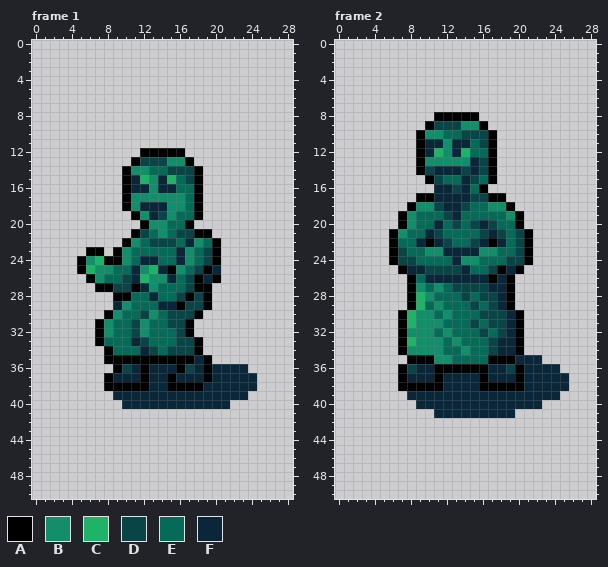
One commit to this pixel-art file: Succubus/Sprites/EarthOpponents.aseprite. That is the earlier state.
29x51 pixels, 20 frames. Shown: frame 1, frame 2. The commit also changed other frames, which this record leaves out.
Palette (. is transparent): A #000000  B #138e6a  C #1fb367  D #094446  E #056a57  F #0a2639
Pixels before, frame 1, first column x 5:
12 .......AAAAA........
13 ......ADDDBBA.......
14 .....ABBEEDDDA......
15 .....AFCBFCEDA......
16 .....AFFBFFEEA......
17 .....ABBBBBBEA......
18 .....ABFFFBBEA......
19 ......ABFDBEEA......
20 .......ABBEEA.......
21 ......ADEBEDDAA.....
22 .....ABEDDDEFBEA....
23 .AA.ABEEEEEFBEDA....
24 ABCAABEFFEEFBEDA....
25 ACBBEEFBCFABEDAF....
26 .ABEEDFCBBFEDAFA....
27 ..AADDAFBEEEDAA.....
28 ....AAEEFEEDADA.....
29 ....FBEEEFFADDA.....
30 ...ABEEDBEDDDA......
31 ..ABEEDBEEDDA.......
32 ..ABEEDBEEEDA.......
33 ..AEEEFDEEEDDA......
34 ...AEEEFDEDDDA......
35 ...AAAAAAAAAAFA.....
36 ....ADFAFFFADFAFFFF.
37 ...AFFFAFFAFFFAFFFFF
38 ...AAAAAFFAAAAFFFFFF
39 ....FFFFFFFFFFFFFFF.
40 .....FFFFFFFFFFFF...
Pixels before, frame 2, first column x 6:
 8 .....AAAAA..........
 9 ....ADDDBBA.........
10 ...ABBEEDDDA........
11 ...AFFBFFEDA........
12 ...AFCBFCEEA........
13 ...ABBBBBFDA........
14 ...ADFFFDFDA........
15 ....ADEEFDEA........
16 .....FFDFEA.........
17 ...AAFFFFDDAA.......
18 ..ABBDFFDEEBBA......
19 .ABEEEDFEEEEEBA.....
20 .ABEEFEDEDFDEEA.....
21 ABEEFDEEEEDFDEDA....
22 AEEFAFDEEDFAFEDA....
23 ADEEBBFFFFBBEEDA....
24 ADDEEEEFBBEEEDDA....
25 .AFFDDDDFEEDAFA.....
26 ..AEFFFFFFFAFA......
27 ..ABEBEDDDDFFA......
28 ..ACBEEEDEDDFA......
29 ..ACEBEEEDEDFA......
30 .ACBBEBEEEDDDFA.....
31 .ACBBBEEEDEDDFA.....
32 .ABBBEBEEEDEDFA.....
33 .ACBBBEBEEEDFFA.....
34 .ABBBBEEBEEDFFA.....
35 ..AAABBEEEEAAAFFF...
36 .ADFFAAAAAAFFDAFFFF.
37 .AFFFAFFFFAFFFAFFFFF
38 .AAAAAFFFFAAAAAFFFFF
39 ..FFFFFFFFFFFFFFFFF.
40 ...FFFFFFFFFFFFFF...
41 .....FFFFFFFFF......
The same view after the edit:
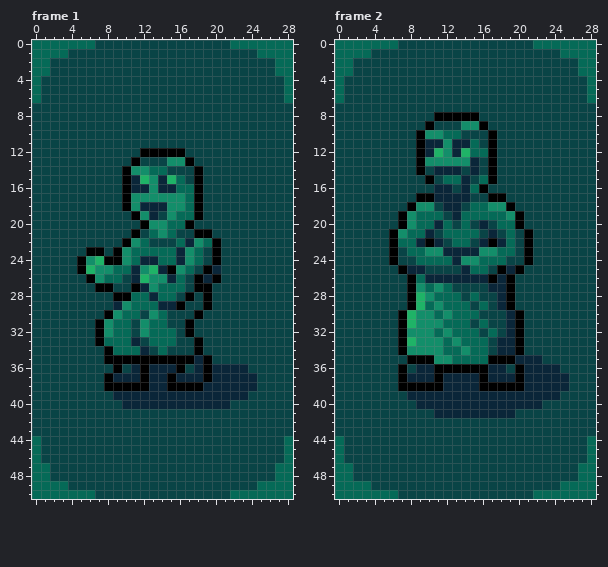
Commit: Witch hunter template
Changes in this commit:
layer "Background" now shown
Changed rows in their new state; - is an unchanged pixel.
Frame 1, layer "Background":
first column x 0:
 0 EEEEEEEDDDDDDDDDDDDDDDEEEEEEE
 1 EEEEDDDDDDDDDDDDDDDDDDDDDEEEE
 2 EEDDDDDDDDDDDDDDDDDDDDDDDDDEE
 3 EEDDDDDDDDDDDDDDDDDDDDDDDDDEE
 4 EDDDDDDDDDDDDDDDDDDDDDDDDDDDE
 5 EDDDDDDDDDDDDDDDDDDDDDDDDDDDE
 6 EDDDDDDDDDDDDDDDDDDDDDDDDDDDE
 7 DDDDDDDDDDDDDDDDDDDDDDDDDDDDD
 8 DDDDDDDDDDDDDDDDDDDDDDDDDDDDD
 9 DDDDDDDDDDDDDDDDDDDDDDDDDDDDD
10 DDDDDDDDDDDDDDDDDDDDDDDDDDDDD
11 DDDDDDDDDDDDDDDDDDDDDDDDDDDDD
12 DDDDDDDDDDDD-----DDDDDDDDDDDD
13 DDDDDDDDDDD-------DDDDDDDDDDD
14 DDDDDDDDDD---------DDDDDDDDDD
15 DDDDDDDDDD---------DDDDDDDDDD
16 DDDDDDDDDD---------DDDDDDDDDD
17 DDDDDDDDDD---------DDDDDDDDDD
18 DDDDDDDDDD---------DDDDDDDDDD
19 DDDDDDDDDDD--------DDDDDDDDDD
20 DDDDDDDDDDDD------DDDDDDDDDDD
21 DDDDDDDDDDD---------DDDDDDDDD
22 DDDDDDDDDD-----------DDDDDDDD
23 DDDDDD--D------------DDDDDDDD
24 DDDDD----------------DDDDDDDD
25 DDDDD----------------DDDDDDDD
26 DDDDDD---------------DDDDDDDD
27 DDDDDDD-------------DDDDDDDDD
28 DDDDDDDDD-----------DDDDDDDDD
29 DDDDDDDDD-----------DDDDDDDDD
30 DDDDDDDD-----------DDDDDDDDDD
31 DDDDDDD-----------DDDDDDDDDDD
32 DDDDDDD-----------DDDDDDDDDDD
33 DDDDDDD------------DDDDDDDDDD
34 DDDDDDDD-----------DDDDDDDDDD
35 DDDDDDDD------------DDDDDDDDD
36 DDDDDDDDD---------------DDDDD
37 DDDDDDDD-----------------DDDD
38 DDDDDDDD-----------------DDDD
39 DDDDDDDDD---------------DDDDD
40 DDDDDDDDDD------------DDDDDDD
41 DDDDDDDDDDDDDDDDDDDDDDDDDDDDD
42 DDDDDDDDDDDDDDDDDDDDDDDDDDDDD
43 DDDDDDDDDDDDDDDDDDDDDDDDDDDDD
44 EDDDDDDDDDDDDDDDDDDDDDDDDDDDE
45 EDDDDDDDDDDDDDDDDDDDDDDDDDDDE
46 EDDDDDDDDDDDDDDDDDDDDDDDDDDDE
47 EEDDDDDDDDDDDDDDDDDDDDDDDDDEE
48 EEDDDDDDDDDDDDDDDDDDDDDDDDDEE
49 EEEEDDDDDDDDDDDDDDDDDDDDDEEEE
50 EEEEEEEDDDDDDDDDDDDDDDEEEEEEE
Frame 2, layer "Background":
first column x 0:
 0 EEEEEEEDDDDDDDDDDDDDDDEEEEEEE
 1 EEEEDDDDDDDDDDDDDDDDDDDDDEEEE
 2 EEDDDDDDDDDDDDDDDDDDDDDDDDDEE
 3 EEDDDDDDDDDDDDDDDDDDDDDDDDDEE
 4 EDDDDDDDDDDDDDDDDDDDDDDDDDDDE
 5 EDDDDDDDDDDDDDDDDDDDDDDDDDDDE
 6 EDDDDDDDDDDDDDDDDDDDDDDDDDDDE
 7 DDDDDDDDDDDDDDDDDDDDDDDDDDDDD
 8 DDDDDDDDDDD-----DDDDDDDDDDDDD
 9 DDDDDDDDDD-------DDDDDDDDDDDD
10 DDDDDDDDD---------DDDDDDDDDDD
11 DDDDDDDDD---------DDDDDDDDDDD
12 DDDDDDDDD---------DDDDDDDDDDD
13 DDDDDDDDD---------DDDDDDDDDDD
14 DDDDDDDDD---------DDDDDDDDDDD
15 DDDDDDDDDD--------DDDDDDDDDDD
16 DDDDDDDDDDD------DDDDDDDDDDDD
17 DDDDDDDDD----------DDDDDDDDDD
18 DDDDDDDD------------DDDDDDDDD
19 DDDDDDD--------------DDDDDDDD
20 DDDDDDD--------------DDDDDDDD
21 DDDDDD----------------DDDDDDD
22 DDDDDD----------------DDDDDDD
23 DDDDDD----------------DDDDDDD
24 DDDDDD----------------DDDDDDD
25 DDDDDDD--------------DDDDDDDD
26 DDDDDDDD------------DDDDDDDDD
27 DDDDDDDD------------DDDDDDDDD
28 DDDDDDDD------------DDDDDDDDD
29 DDDDDDDD------------DDDDDDDDD
30 DDDDDDD--------------DDDDDDDD
31 DDDDDDD--------------DDDDDDDD
32 DDDDDDD--------------DDDDDDDD
33 DDDDDDD--------------DDDDDDDD
34 DDDDDDD--------------DDDDDDDD
35 DDDDDDDD---------------DDDDDD
36 DDDDDDD------------------DDDD
37 DDDDDDD-------------------DDD
38 DDDDDDD-------------------DDD
39 DDDDDDDD-----------------DDDD
40 DDDDDDDDD--------------DDDDDD
41 DDDDDDDDDDD---------DDDDDDDDD
42 DDDDDDDDDDDDDDDDDDDDDDDDDDDDD
43 DDDDDDDDDDDDDDDDDDDDDDDDDDDDD
44 EDDDDDDDDDDDDDDDDDDDDDDDDDDDE
45 EDDDDDDDDDDDDDDDDDDDDDDDDDDDE
46 EDDDDDDDDDDDDDDDDDDDDDDDDDDDE
47 EEDDDDDDDDDDDDDDDDDDDDDDDDDEE
48 EEDDDDDDDDDDDDDDDDDDDDDDDDDEE
49 EEEEDDDDDDDDDDDDDDDDDDDDDEEEE
50 EEEEEEEDDDDDDDDDDDDDDDEEEEEEE
Boxes around the changes in both pictures, in picture pixels (x1, y1, x2, y2):
added: (32, 40, 293, 499)
added: (335, 40, 596, 499)
